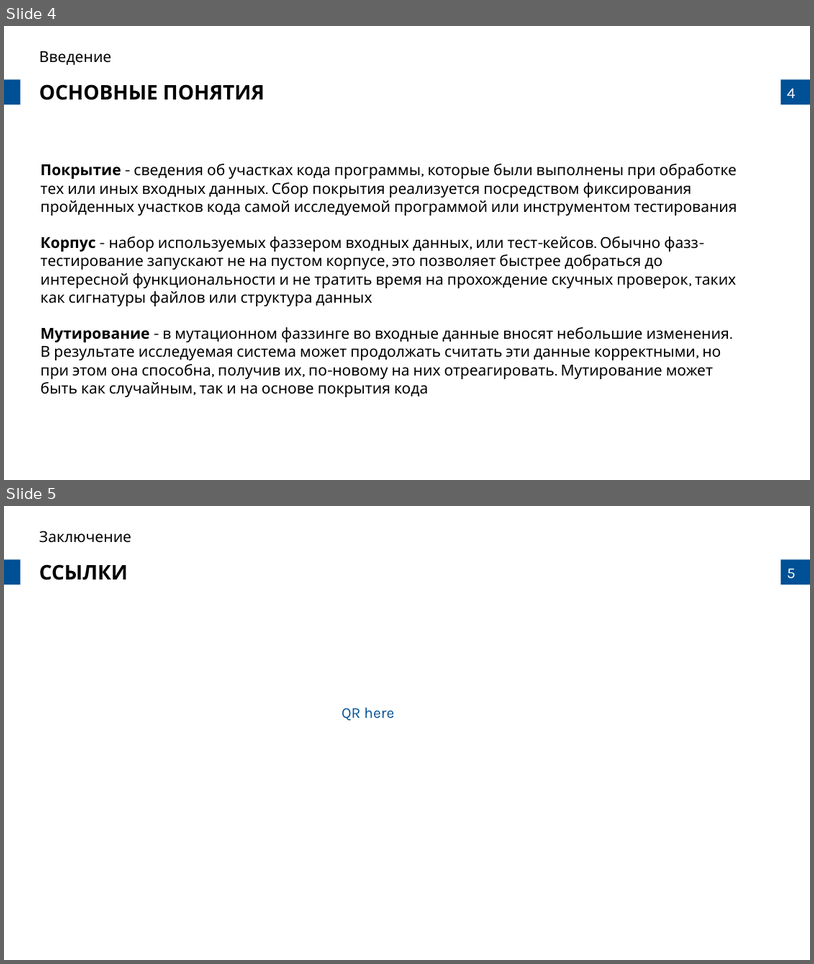
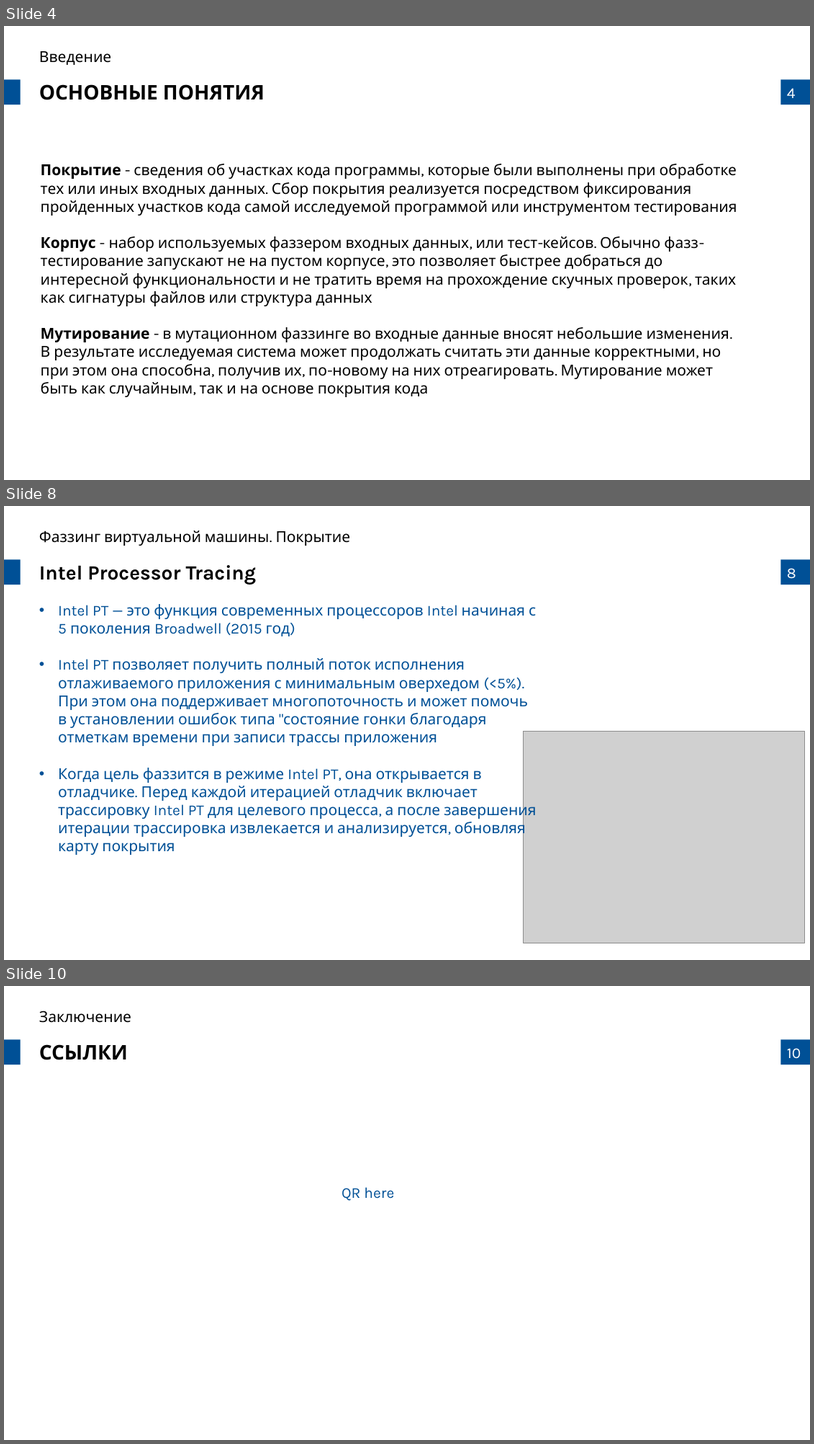
Before and after one commit to prostoAlexandr/BeeTech_2024, a slide deck: Belikov_Virtual_machine_fuzzing_types_and_approaches.pptx. Shown one above the other, each under a label of ours: slides 4 and 5 before the commit, slides 4, 8 and 10 after it; the slides between them are not shown. The pictures are 814x964 and 814x1444 pixels, drawn with LibreOffice and Linux fonts; fonts in the diff are those of the drawing; grey boxes stand for pictures; background and template pictures are left out. Boxes give left, top, right and bottom in pixels: in the first picture for what was removed or moved away, otherwise in the second. Text is boxed around its words. In the diff, an @@ line names an element or a change of style, - is before the commit and + after.

Commit message:
Intel PT info + some docs added

```diff
--- a/Belikov_Virtual_machine_fuzzing_types_and_approaches.pptx
+++ b/Belikov_Virtual_machine_fuzzing_types_and_approaches.pptx
@@ slide 8 added at (4,506,810,960), background #FFFFFF; not listed: 3 template elements that a slide beside it also shows @@
@@ text added at (39,530,351,546), 18 pt, text #000000 @@
+Фаззинг виртуальной машины. Покрытие
@@ text added at (39,565,257,584), 24 pt, text #000000, bold @@
+Intel Processor Tracing
@@ text added at (58,604,536,838), 18 pt, text #005096 @@
+• Intel PT — это функция современных процессоров Intel начиная с 5 поколения Broadwell (2015 год)
+• Intel PT позволяет получить полный поток исполнения отлаживаемого приложения с минимальным оверхедом (<5%). При этом она поддерживает многопоточность и может помочь в установлении ошибок типа "состояние гонки благодаря отметкам времени при записи трассы приложения
+• Когда цель фаззится в режиме Intel PT, она открывается в отладчике. Перед каждой итерацией отладчик включает трассировку Intel PT для целевого процесса, а после завершения итерации трассировка извлекается и анализируется, обновляя карту покрытия
@@ picture added at (524,731,805,943) @@
@@ what was slide 5 is now slide 10 @@
@@ page number at (787,1048,801,1058): text changed @@
-5
+10
```
Also in this commit, not shown: 4 other slides added, 3 other files.
